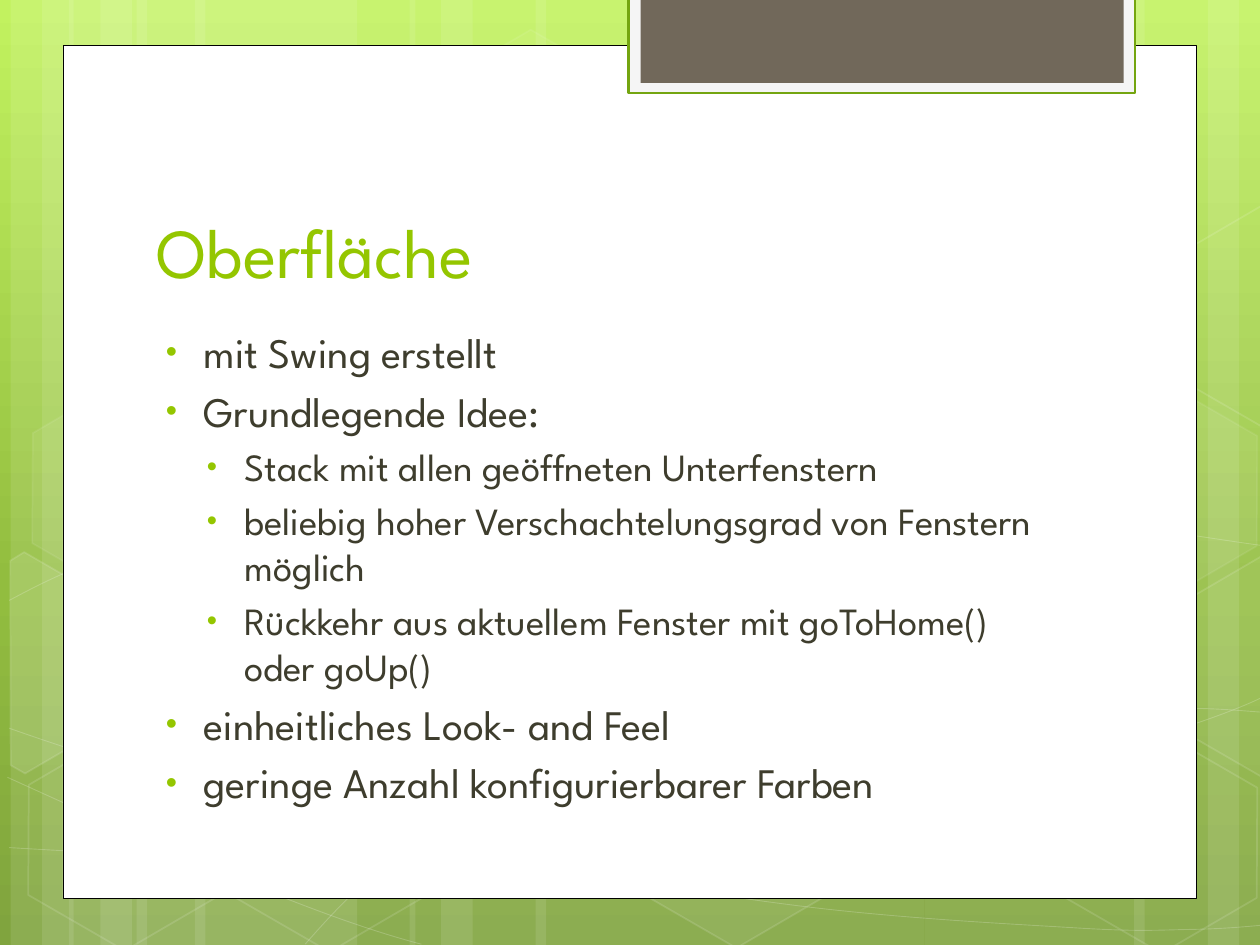
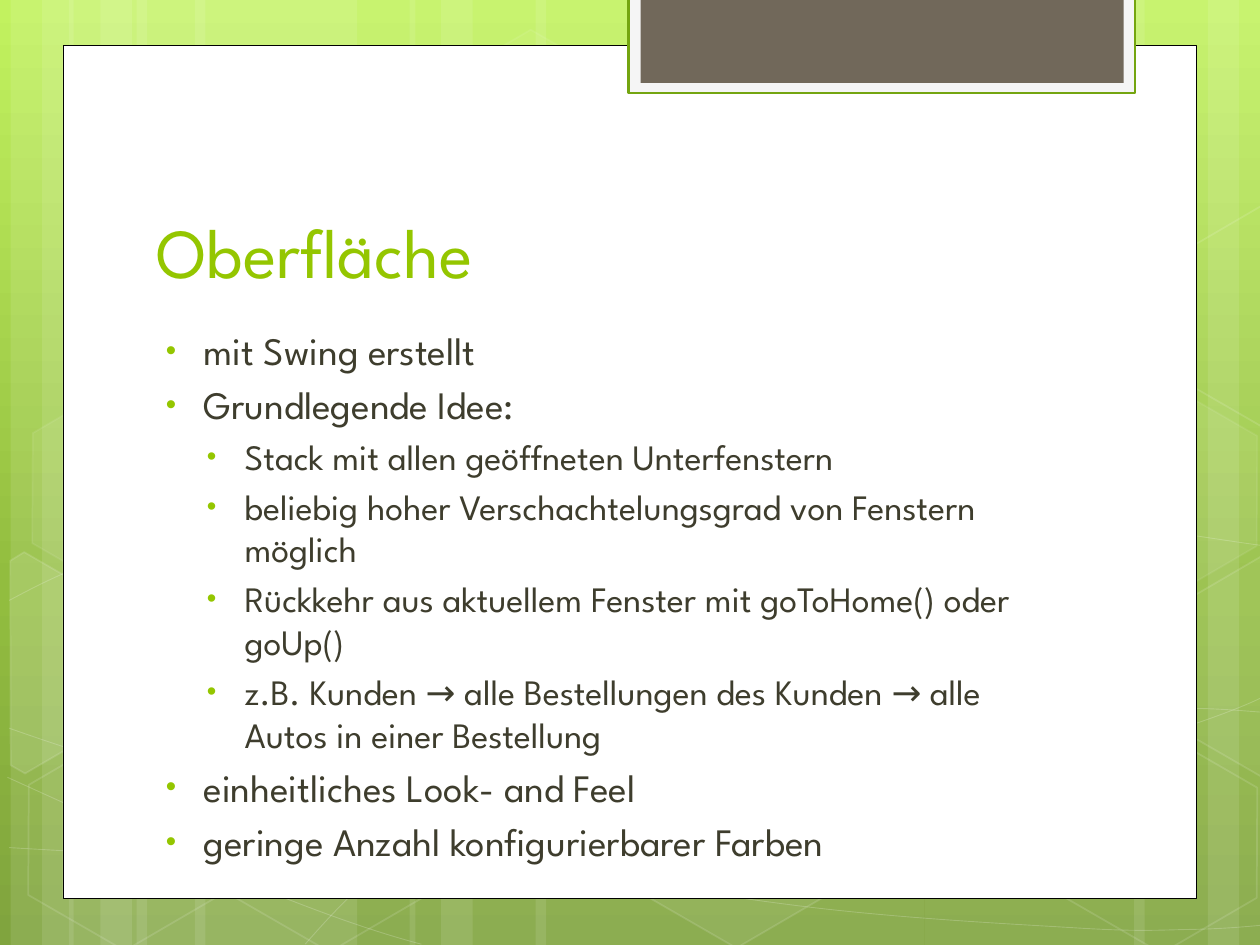
Before and after one commit to mabako/whz-db-ss12, a slide deck: slide 12 of Praesentation Datenbanken II.pptx (slide 13 before the commit). Drawn at 1260x945 pixels with LibreOffice and Linux fonts; fonts in the diff are those of the drawing. Boxes give left, top, right and bottom in pixels: in the first picture for what was removed or moved away, otherwise in the second. Text is boxed around its words. In the diff, an @@ line names an element or a change of style, - is before the commit and + after.

```diff
--- a/Praesentation Datenbanken II.pptx
+++ b/Praesentation Datenbanken II.pptx
@@ text at (x1=204, y1=338, x2=1010, y2=803): size 24 to 22.2 pt in "mit Swing erstellt", "Grundlegende Idee:", "einheitliches Look- and Feel", "geringe Anzahl konfigurierbarer Farben"; size 22 to 20.4 pt in "Stack mit allen geöffneten Unterfenstern", "beliebig hoher Verschachtelungsgrad von Fenstern möglich", "Rückkehr aus aktuellem Fenster mit goToHome() oder ..." @@
@@ text at (x1=245, y1=680, x2=981, y2=756): paragraph added @@
+  • z.B. Kunden → alle Bestellungen des Kunden → alle Autos in einer Bestellung
```
Also in this commit, not shown: 6 other slides changed, 2 slides added, 1 slide removed, 1 other file.
